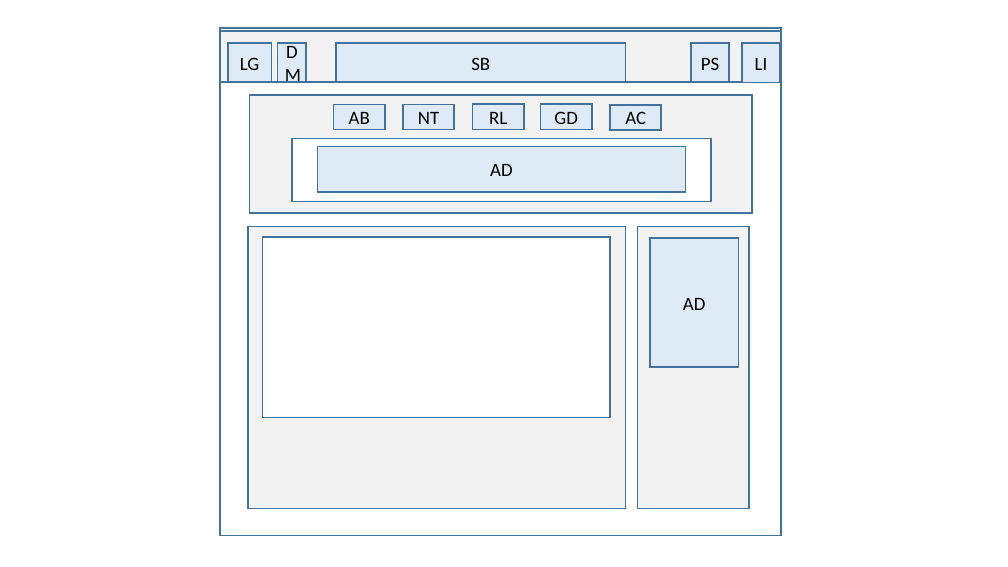
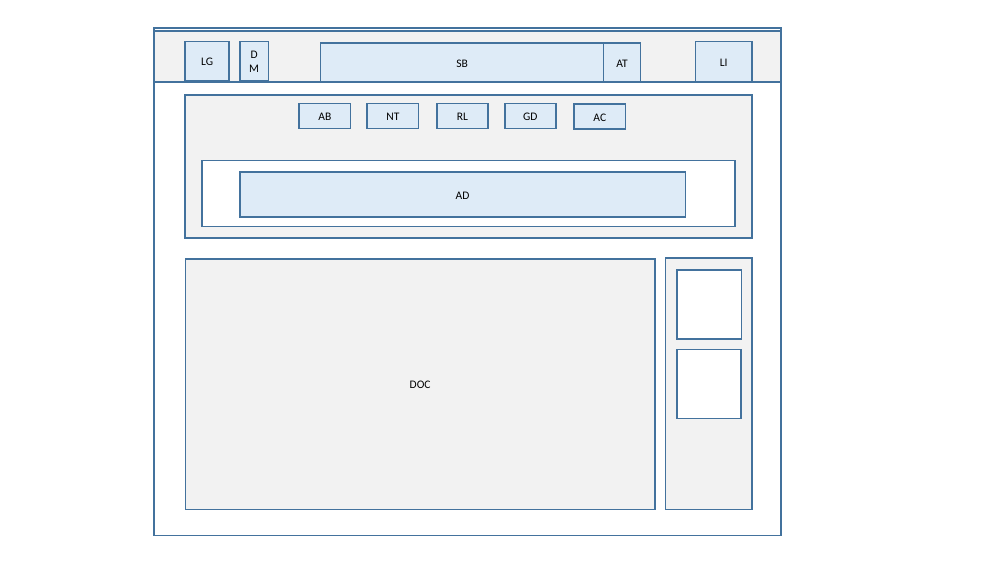
Before and after one commit to ThrownDice/UB, a slide deck: slide 2 of doc/layout(specification_in_slideNote).pptx. Drawn at 1008x567 pixels with LibreOffice and Linux fonts; fonts in the diff are those of the drawing. Boxes give left, top, right and bottom in pixels: in the first picture for what was removed or moved away, otherwise in the second. Text is boxed around its words. In the diff, an @@ line names an element or a change of style, - is before the commit and + after.

Commit message:
(e)layout.ppt

```diff
--- a/doc/layout(specification_in_slideNote).pptx
+++ b/doc/layout(specification_in_slideNote).pptx
@@ rectangle resized from (x1=220, y1=28, x2=781, y2=535) to (x1=154, y1=28, x2=781, y2=535) @@
@@ rectangle resized from (x1=220, y1=31, x2=781, y2=82) to (x1=154, y1=31, x2=781, y2=82) @@
@@ rectangle "LG" moved from (x1=228, y1=43, x2=271, y2=82) to (x1=185, y1=42, x2=229, y2=81) @@
@@ rectangle "DM" moved from (x1=278, y1=43, x2=306, y2=82) to (x1=240, y1=42, x2=268, y2=81) @@
@@ rectangle "SB" resized from (x1=337, y1=43, x2=626, y2=82) to (x1=321, y1=43, x2=604, y2=82) @@
@@ rectangle added at (x1=604, y1=43, x2=641, y2=82), fill #DEEBF7, outline #43739E 1.5 pt, 11 pt, text #000000 @@
+AT
@@ rectangle removed at (x1=691, y1=43, x2=730, y2=82) @@
-PS
@@ rectangle "LI" resized from (x1=742, y1=43, x2=780, y2=82) to (x1=696, y1=42, x2=752, y2=82) @@
@@ rectangle resized from (x1=250, y1=95, x2=752, y2=212) to (x1=185, y1=95, x2=752, y2=238) @@
@@ 5 rectangles moved together from (x1=333, y1=104, x2=662, y2=130) to (x1=299, y1=104, x2=626, y2=129) @@
@@ rectangle resized from (x1=292, y1=138, x2=711, y2=201) to (x1=202, y1=160, x2=735, y2=226) @@
@@ size 18 to 11 pt in 10 elements at (x1=321, y1=43, x2=604, y2=82), (x1=299, y1=104, x2=351, y2=129), (x1=368, y1=104, x2=419, y2=129), (x1=437, y1=104, x2=488, y2=129), (x1=505, y1=104, x2=557, y2=129), (x1=575, y1=104, x2=626, y2=129), (x1=240, y1=42, x2=268, y2=81), (x1=185, y1=42, x2=229, y2=81), (x1=696, y1=42, x2=752, y2=82), (x1=240, y1=172, x2=686, y2=217) @@
@@ rectangle "AD" resized from (x1=318, y1=147, x2=686, y2=192) to (x1=240, y1=172, x2=686, y2=217) @@
@@ rectangle removed at (x1=248, y1=226, x2=625, y2=508) @@
@@ rectangle removed at (x1=262, y1=237, x2=610, y2=418) @@
@@ rectangle removed at (x1=650, y1=238, x2=739, y2=368) @@
-AD
@@ rectangle added at (x1=185, y1=259, x2=655, y2=509), fill #F2F2F2, outline #43739E 1.5 pt, 11 pt, text #000000 @@
+DOC
@@ rectangle resized from (x1=637, y1=226, x2=749, y2=508) to (x1=665, y1=259, x2=752, y2=510) @@
@@ rectangle added at (x1=677, y1=270, x2=742, y2=339), fill #FFFFFF, outline #43739E 1.5 pt @@
@@ rectangle added at (x1=677, y1=349, x2=741, y2=418), fill #FFFFFF, outline #43739E 1.5 pt @@
```
Also in this commit, not shown: 1 other slide changed, 4 slides added, 4 slides removed, 2 other files.
